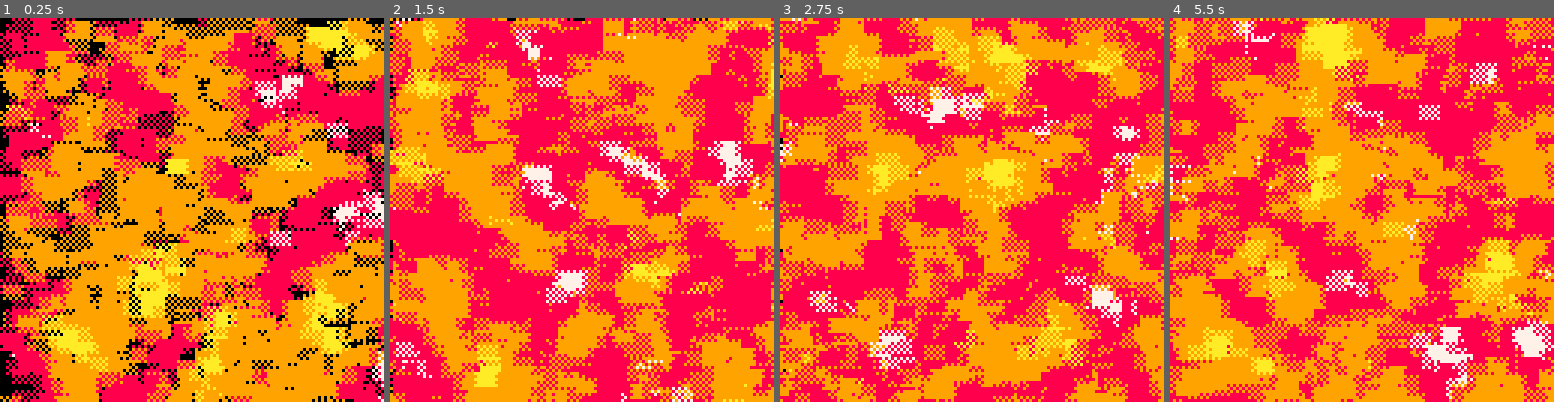
Above: before the commit, frames 1-4 (left to right).
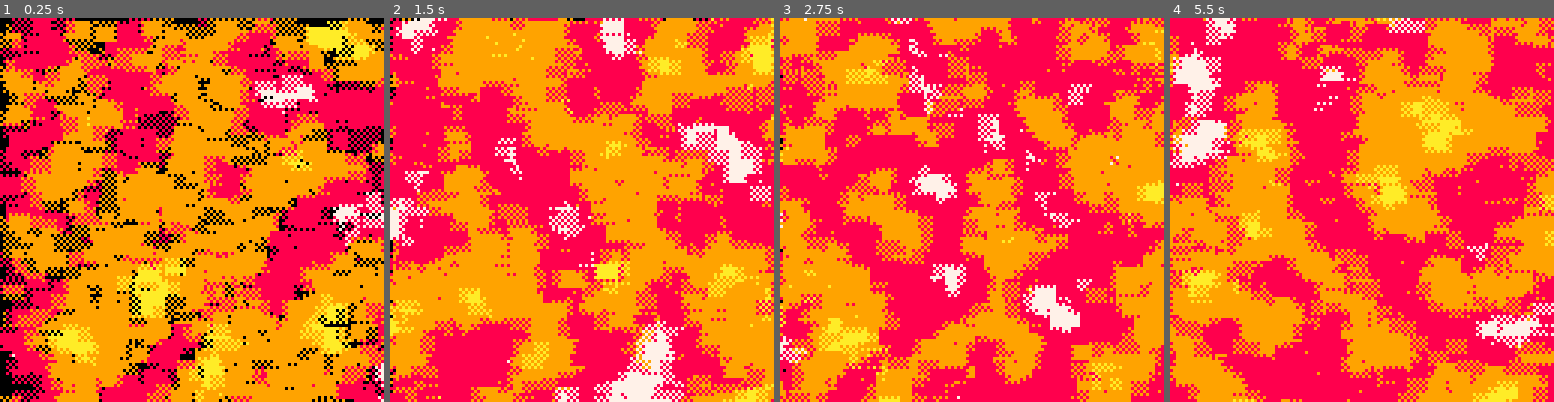
Above: after the commit, the same moments.

Repository: Toastation/p8
Game: PICO-8 cartridge perlin.p8
The game is run twice, just before and just after one commit, with the same random seed, the same clock (stepped at 60 frames per second) and the same inputs.
Inputs:
- Up to frame 1 (0.25 s): no input
- Up to frame 2 (1.5 s): no input
- Up to frame 3 (2.75 s): no input
- Up to frame 4 (5.5 s): no input

The runs differ from the first frame. In frame 1, 8.5% of the frame differs, in the area x 0-100%, y 0-100%; in frame 2, 61%; in frame 3, 56%; in frame 4, 58%.

Commit message:
perlin fix + readme

Diff:
--- a/perlin.p8
+++ b/perlin.p8
@@ -19,11 +19,13 @@
 fade={}
 pa={7,8,9,10}
 
-for i=0,255 do
-	local t=shr(i,8) --0...1
-	fade[t]=t*t*t*(t*(t*6-15)+10)
-	p[i]=permutation[i+1]
-	p[256+i]=permutation[i+1]
+function init()
+ for i=0,255 do
+ 	local t=shr(i,8) --0...1
+ 	fade[t]=t*t*t*(t*(t*6-15)+10)
+ 	p[i]=permutation[i+1]
+ 	p[256+i]=permutation[i+1]
+ end
 end
 
 function lerp(t,a,b)
@@ -38,7 +40,7 @@
 	if band(h,1)==0 then d=u else d=-u end
 	if band(h,2)==0 then d=d+v else d=d-v end
 	return d
- end
+end
 
 function perlin(x,y,z)
 	local xi=band(x,255)
@@ -67,17 +69,14 @@
 end
 
 function _init()
-	t=0
+	init()
 	cls()
 end
 
-function _update()
-	t=t+0.05
-end
-
 function _draw()
-	local x,y,n,c,s
-	for i=1,500 do
+	local x,y,n,c,s,t
+	t=time()
+	for i=1,256 do
 		x=rnd(128)
 		y=rnd(128)
 		n=perlin(x/20+t,y/20+t,t)
Not shown, changed: README.md
